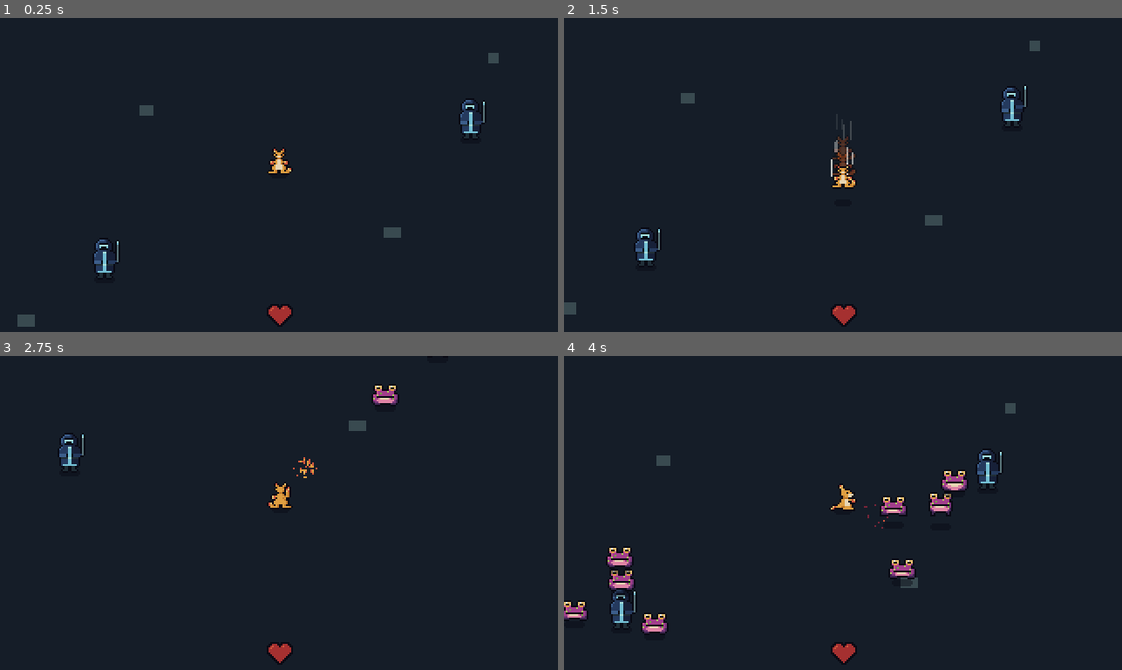
Above: before the commit, frames 1-4 (two rows, left to right).
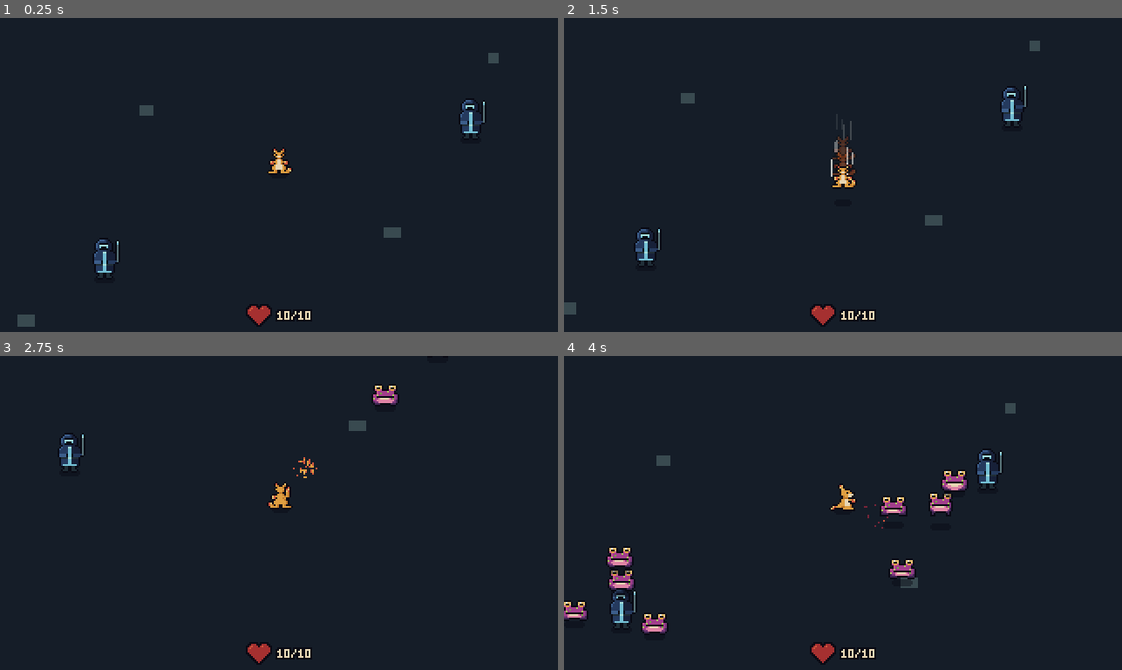
Above: after the commit, the same moments.

Repository: qmkDuran/my-own-art
Game: Godot game, scene res://scenes/main/main.tscn
Same seed, same stepped clock (60 frames per second), same inputs: the game is played once before the commit and once after it.
Inputs (mouse positions are in pixels of both pictures, inside the frame that each line leads up to):
- Up to frame 1 (0.25 s): no input
- Up to frame 2 (1.5 s): move the mouse to (965, 159) at 0.52 s; press the mouse at (965, 159) at 0.53 s; hold D (move_right) 0.53-1.28 s; move the mouse to (731, 190) at 1.27 s; release the mouse at (731, 190) at 1.28 s; hold S (move_down) from 1.28 s (still down); tap Space (dodge) at 1.35 s
- Up to frame 3 (2.75 s): move the mouse to (334, 443) at 2.02 s; release S (move_down) at 2.03 s; press the mouse at (334, 443) at 2.03 s; hold D (move_right) from 2.03 s (still down)
- Up to frame 4 (4 s): move the mouse to (815, 575) at 2.77 s; release D (move_right) at 2.78 s; release the mouse at (815, 575) at 2.78 s; hold W (move_up) 2.78-3.53 s; tap Space (dodge) at 2.85 s; move the mouse to (1010, 560) at 3.52 s; press the mouse at (1010, 560) at 3.53 s; hold A (move_left) from 3.53 s (still down)

The runs differ from the first frame. In frame 1, 0.4% of the frame differs, in the area x 44-56%, y 91-98%; in frame 2, 0.4%; in frame 3, 0.4%; in frame 4, 0.4%.

Commit message:
Show health numbers (e.g. 7/10) beside the heart
Adds PixelDigits, a tiny 3x5 pixel font drawn pixel by pixel so it stays
crisp, with a dark outline for readability.

Co-Authored-By: Claude Opus 5.5 <noreply@anthropic.com>
Claude-Session: https://claude.ai/code/session_01YABBJVPWvaqtn34m5VQVCp

Diff:
--- a/scenes/ui/hud.tscn
+++ b/scenes/ui/hud.tscn
@@ -11,9 +11,9 @@
 anchor_top = 1.0
 anchor_right = 0.5
 anchor_bottom = 1.0
-offset_left = -10.0
+offset_left = -24.0
 offset_top = -16.0
-offset_right = 10.0
+offset_right = 24.0
 offset_bottom = -3.0
 grow_horizontal = 2
 grow_vertical = 0
--- a/scripts/ui/health_heart.gd
+++ b/scripts/ui/health_heart.gd
@@ -3,6 +3,7 @@
 ## The player's health as one heart at the bottom of the screen.
 ##
 ## The heart is a container of red: it drains from the top down as health is lost.
+## The exact numbers (e.g. 7/10) are shown beside it.
 
 ## Pixel map of the heart. 'x' = inside the heart.
 const HEART_PIXELS := [
@@ -26,6 +27,9 @@
 @export var empty_color: Color = Color(0.204, 0.11, 0.153)
 @export var fill_color: Color = Color(0.647, 0.188, 0.188)
 @export var shine_color: Color = Color(0.812, 0.341, 0.235)
+@export var number_color: Color = Color(0.906, 0.835, 0.702)
+## Gap between the heart and the numbers, in pixels.
+const NUMBER_GAP := 4
 
 var _health: Health
 
@@ -45,9 +49,14 @@
 func _draw() -> void:
 	if _health == null:
 		return
-	var top_left := ((size - HEART_SIZE) / 2.0).round()
+	var numbers := "%d/%d" % [_health.current_health, _health.max_health]
+	var group_width := HEART_SIZE.x + NUMBER_GAP + PixelDigits.width_of(numbers)
+	var top_left := Vector2(roundf((size.x - group_width) / 2.0), roundf((size.y - HEART_SIZE.y) / 2.0))
 	_draw_outline(top_left)
 	_draw_contents(top_left, _share_of_health_left())
+
+	var numbers_top_left := top_left + Vector2(HEART_SIZE.x + NUMBER_GAP, roundf((HEART_SIZE.y - PixelDigits.GLYPH_HEIGHT) / 2.0))
+	PixelDigits.draw_text(self, numbers, numbers_top_left, number_color, outline_color)
 
 
 func _share_of_health_left() -> float:
--- /dev/null
+++ b/scripts/ui/pixel_digits.gd
@@ -0,0 +1,43 @@
+class_name PixelDigits
+extends RefCounted
+## A tiny 3×5 pixel font for numbers, drawn pixel by pixel so it stays crisp at any scale.
+## Supports 0–9 and '/'.
+
+const GLYPH_WIDTH := 3
+const GLYPH_HEIGHT := 5
+## Pixels from one character's left edge to the next.
+const ADVANCE := 4
+
+const GLYPHS := {
+	"0": ["###", "#.#", "#.#", "#.#", "###"],
+	"1": [".#.", "##.", ".#.", ".#.", "###"],
+	"2": ["###", "..#", "###", "#..", "###"],
+	"3": ["###", "..#", "###", "..#", "###"],
+	"4": ["#.#", "#.#", "###", "..#", "..#"],
+	"5": ["###", "#..", "###", "..#", "###"],
+	"6": ["###", "#..", "###", "#.#", "###"],
+	"7": ["###", "..#", ".#.", ".#.", ".#."],
+	"8": ["###", "#.#", "###", "#.#", "###"],
+	"9": ["###", "#.#", "###", "..#", "###"],
+	"/": ["..#", "..#", ".#.", "#..", "#.."],
+}
+
+
+static func width_of(text: String) -> int:
+	return maxi(0, text.length() * ADVANCE - 1)
+
+
+## Draws the text with a dark outline so it reads on any background.
+static func draw_text(canvas: CanvasItem, text: String, top_left: Vector2, color: Color, outline: Color) -> void:
+	for pass_number in 2:
+		for index in text.length():
+			var glyph: Array = GLYPHS.get(text[index], [])
+			var origin := top_left + Vector2(index * ADVANCE, 0)
+			for y in glyph.size():
+				for x in GLYPH_WIDTH:
+					if glyph[y][x] != "#":
+						continue
+					if pass_number == 0:
+						canvas.draw_rect(Rect2(origin + Vector2(x - 1, y - 1), Vector2(3, 3)), outline)
+					else:
+						canvas.draw_rect(Rect2(origin + Vector2(x, y), Vector2.ONE), color)
Not shown, changed: DESIGN.md
